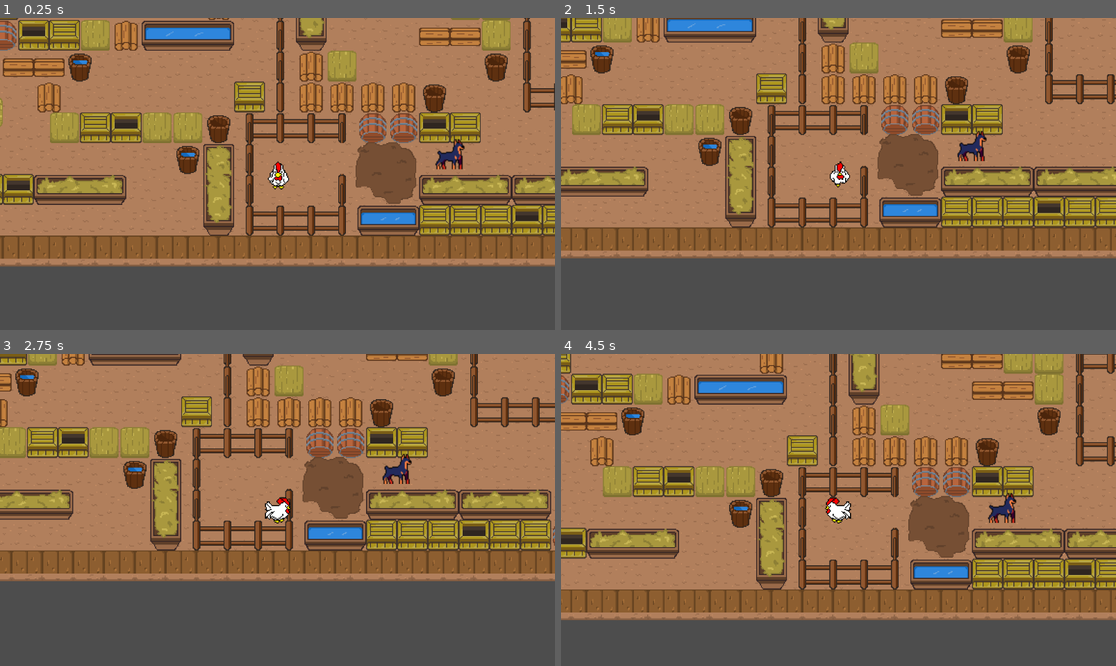
Above: before the commit, frames 1-4 (two rows, left to right).
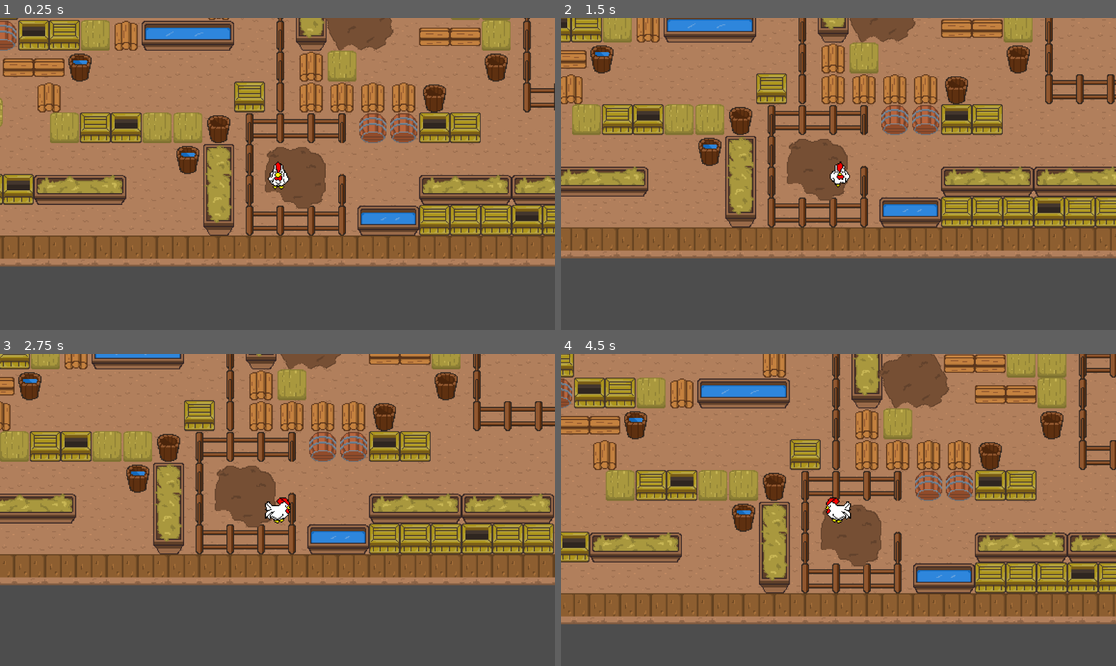
Above: after the commit, the same moments.

Repository: ayaolitoquit/Apex
Game: Godot game, scene res://scenes/game.tscn
Same seed, same stepped clock (60 frames per second), same inputs: the game is played once before the commit and once after it.
Inputs:
- Up to frame 1 (0.25 s): no input
- Up to frame 2 (1.5 s): hold D (move_right) 0.53-1.28 s; hold S (move_down) from 1.28 s (still down)
- Up to frame 3 (2.75 s): release S (move_down) at 2.03 s; hold D (move_right) from 2.03 s (still down)
- Up to frame 4 (4.5 s): release D (move_right) at 2.78 s; hold W (move_up) 2.78-3.53 s; hold A (move_left) from 3.53 s (still down)

The runs differ from the first frame. In frame 1, 4.6% of the frame differs, in the area x 47-84%, y 0-62%; in frame 2, 4.3%; in frame 3, 32%; in frame 4, 37%, in the area x 0-100%, y 0-87%.

Commit message:
obstacles position

Diff:
--- a/scenes/game.tscn
+++ b/scenes/game.tscn
@@ -12,30 +12,8 @@
 [node name="Game" type="Node2D"]
 position = Vector2(195, 134)
 
-[node name="mud" type="Area2D" parent="."]
-
-[node name="Sprite2D" type="Sprite2D" parent="mud"]
-texture_filter = 1
-position = Vector2(303, 634)
-texture = ExtResource("7_t8fnm")
-
-[node name="CollisionShape2D" type="CollisionShape2D" parent="mud"]
-position = Vector2(303, 634)
-shape = SubResource("RectangleShape2D_rhl0l")
-
-[node name="mud2" type="Area2D" parent="."]
-position = Vector2(-274, 31)
-
-[node name="Sprite2D" type="Sprite2D" parent="mud2"]
-texture_filter = 1
-position = Vector2(303, 634)
-texture = ExtResource("7_t8fnm")
-
-[node name="CollisionShape2D" type="CollisionShape2D" parent="mud2"]
-position = Vector2(303, 634)
-shape = SubResource("RectangleShape2D_rhl0l")
-
 [node name="player" parent="." instance=ExtResource("1_jbukl")]
+z_index = 1
 position = Vector2(-84, 666)
 collision_layer = 3
 
@@ -51,10 +29,167 @@
 [node name="tile_map" parent="." instance=ExtResource("7_mchxp")]
 position = Vector2(-97, 58)
 
-[node name="dog1" parent="." instance=ExtResource("6_bjl4f")]
-position = Vector2(100, 637)
+[node name="mud group" type="Node" parent="."]
 
-[connection signal="body_entered" from="mud" to="player" method="_on_mud_body_entered"]
-[connection signal="body_exited" from="mud" to="player" method="_on_mud_body_exited"]
-[connection signal="body_entered" from="mud2" to="player" method="_on_mud_body_entered"]
-[connection signal="body_exited" from="mud2" to="player" method="_on_mud_body_exited"]
+[node name="mud" type="Area2D" parent="mud group"]
+position = Vector2(195, 134)
+
+[node name="Sprite2D" type="Sprite2D" parent="mud group/mud"]
+texture_filter = 1
+position = Vector2(303, 634)
+texture = ExtResource("7_t8fnm")
+
+[node name="CollisionShape2D" type="CollisionShape2D" parent="mud group/mud"]
+position = Vector2(303, 634)
+shape = SubResource("RectangleShape2D_rhl0l")
+
+[node name="mud2" type="Area2D" parent="mud group"]
+position = Vector2(-173, 170)
+
+[node name="Sprite2D" type="Sprite2D" parent="mud group/mud2"]
+texture_filter = 1
+position = Vector2(303, 634)
+texture = ExtResource("7_t8fnm")
+
+[node name="CollisionShape2D" type="CollisionShape2D" parent="mud group/mud2"]
+position = Vector2(303, 634)
+shape = SubResource("RectangleShape2D_rhl0l")
+
+[node name="mud3" type="Area2D" parent="mud group"]
+position = Vector2(377, -150)
+
+[node name="Sprite2D" type="Sprite2D" parent="mud group/mud3"]
+texture_filter = 1
+position = Vector2(303, 634)
+rotation = 1.40164
+texture = ExtResource("7_t8fnm")
+
+[node name="CollisionShape2D" type="CollisionShape2D" parent="mud group/mud3"]
+position = Vector2(303, 634)
+shape = SubResource("RectangleShape2D_rhl0l")
+
+[node name="mud4" type="Area2D" parent="mud group"]
+position = Vector2(-15, -373)
+
+[node name="Sprite2D" type="Sprite2D" parent="mud group/mud4"]
+texture_filter = 1
+position = Vector2(303, 634)
+rotation = 1.40164
+texture = ExtResource("7_t8fnm")
+
+[node name="CollisionShape2D" type="CollisionShape2D" parent="mud group/mud4"]
+position = Vector2(303, 634)
+shape = SubResource("RectangleShape2D_rhl0l")
+
+[node name="mud5" type="Area2D" parent="mud group"]
+position = Vector2(-107, 10)
+
+[node name="Sprite2D" type="Sprite2D" parent="mud group/mud5"]
+texture_filter = 1
+position = Vector2(303, 634)
+rotation = -0.502065
+texture = ExtResource("7_t8fnm")
+
+[node name="CollisionShape2D" type="CollisionShape2D" parent="mud group/mud5"]
+position = Vector2(303, 634)
+shape = SubResource("RectangleShape2D_rhl0l")
+
+[node name="mud6" type="Area2D" parent="mud group"]
+position = Vector2(-391, -187)
+
+[node name="Sprite2D" type="Sprite2D" parent="mud group/mud6"]
+texture_filter = 1
+position = Vector2(302, 634)
+rotation = -0.0727403
+texture = ExtResource("7_t8fnm")
+
+[node name="CollisionShape2D" type="CollisionShape2D" parent="mud group/mud6"]
+position = Vector2(303, 634)
+shape = SubResource("RectangleShape2D_rhl0l")
+
+[node name="mud7" type="Area2D" parent="mud group"]
+position = Vector2(-627, -4)
+
+[node name="Sprite2D" type="Sprite2D" parent="mud group/mud7"]
+texture_filter = 1
+position = Vector2(302, 634)
+rotation = -0.0727403
+texture = ExtResource("7_t8fnm")
+
+[node name="CollisionShape2D" type="CollisionShape2D" parent="mud group/mud7"]
+position = Vector2(303, 634)
+shape = SubResource("RectangleShape2D_rhl0l")
+
+[node name="mud8" type="Area2D" parent="mud group"]
+position = Vector2(52, -668)
+
+[node name="Sprite2D" type="Sprite2D" parent="mud group/mud8"]
+texture_filter = 1
+position = Vector2(314, 634)
+rotation = -1.62374
+texture = ExtResource("7_t8fnm")
+
+[node name="CollisionShape2D" type="CollisionShape2D" parent="mud group/mud8"]
+position = Vector2(313, 633)
+shape = SubResource("RectangleShape2D_rhl0l")
+
+[node name="mud9" type="Area2D" parent="mud group"]
+position = Vector2(-509, -665)
+
+[node name="Sprite2D" type="Sprite2D" parent="mud group/mud9"]
+texture_filter = 1
+position = Vector2(314, 634)
+rotation = 0.0372453
+texture = ExtResource("7_t8fnm")
+
+[node name="CollisionShape2D" type="CollisionShape2D" parent="mud group/mud9"]
+position = Vector2(313, 632)
+shape = SubResource("RectangleShape2D_rhl0l")
+
+[node name="dog group" type="Node" parent="."]
+
+[node name="dog1" parent="dog group" instance=ExtResource("6_bjl4f")]
+position = Vector2(-445, 805)
+
+[node name="dog2" parent="dog group" instance=ExtResource("6_bjl4f")]
+position = Vector2(-103, 548)
+
+[node name="dog3" parent="dog group" instance=ExtResource("6_bjl4f")]
+position = Vector2(-402, 595)
+
+[node name="dog4" parent="dog group" instance=ExtResource("6_bjl4f")]
+position = Vector2(-535, 230)
+
+[node name="dog5" parent="dog group" instance=ExtResource("6_bjl4f")]
+position = Vector2(441, -57)
+
+[node name="dog8" parent="dog group" instance=ExtResource("6_bjl4f")]
+position = Vector2(441, -57)
+
+[node name="dog6" parent="dog group" instance=ExtResource("6_bjl4f")]
+position = Vector2(-271, -25)
+
+[node name="dog7" parent="dog group" instance=ExtResource("6_bjl4f")]
+position = Vector2(183, 43)
+
+[node name="dog9" parent="dog group" instance=ExtResource("6_bjl4f")]
+position = Vector2(-350, 360)
+
+[connection signal="body_entered" from="mud group/mud" to="player" method="_on_mud_body_entered"]
+[connection signal="body_exited" from="mud group/mud" to="player" method="_on_mud_body_exited"]
+[connection signal="body_entered" from="mud group/mud2" to="player" method="_on_mud_body_entered"]
+[connection signal="body_exited" from="mud group/mud2" to="player" method="_on_mud_body_exited"]
+[connection signal="body_entered" from="mud group/mud3" to="player" method="_on_mud_body_entered"]
+[connection signal="body_exited" from="mud group/mud3" to="player" method="_on_mud_body_exited"]
+[connection signal="body_entered" from="mud group/mud4" to="player" method="_on_mud_body_entered"]
+[connection signal="body_exited" from="mud group/mud4" to="player" method="_on_mud_body_exited"]
+[connection signal="body_entered" from="mud group/mud5" to="player" method="_on_mud_body_entered"]
+[connection signal="body_exited" from="mud group/mud5" to="player" method="_on_mud_body_exited"]
+[connection signal="body_entered" from="mud group/mud6" to="player" method="_on_mud_body_entered"]
+[connection signal="body_exited" from="mud group/mud6" to="player" method="_on_mud_body_exited"]
+[connection signal="body_entered" from="mud group/mud7" to="player" method="_on_mud_body_entered"]
+[connection signal="body_exited" from="mud group/mud7" to="player" method="_on_mud_body_exited"]
+[connection signal="body_entered" from="mud group/mud8" to="player" method="_on_mud_body_entered"]
+[connection signal="body_exited" from="mud group/mud8" to="player" method="_on_mud_body_exited"]
+[connection signal="body_entered" from="mud group/mud9" to="player" method="_on_mud_body_entered"]
+[connection signal="body_exited" from="mud group/mud9" to="player" method="_on_mud_body_exited"]
--- a/scenes/player.tscn
+++ b/scenes/player.tscn
@@ -224,7 +224,7 @@
 }]
 
 [sub_resource type="CircleShape2D" id="CircleShape2D_sfv07"]
-radius = 8.0
+radius = 7.35294
 
 [node name="player" type="CharacterBody2D"]
 texture_filter = 1
@@ -236,7 +236,8 @@
 animation = &"walk_up"
 
 [node name="CollisionShape2D" type="CollisionShape2D" parent="."]
-position = Vector2(0, 2)
+position = Vector2(1, 4)
+scale = Vector2(1.36, 1.39094)
 shape = SubResource("CircleShape2D_sfv07")
 
 [node name="Camera2D" type="Camera2D" parent="."]
